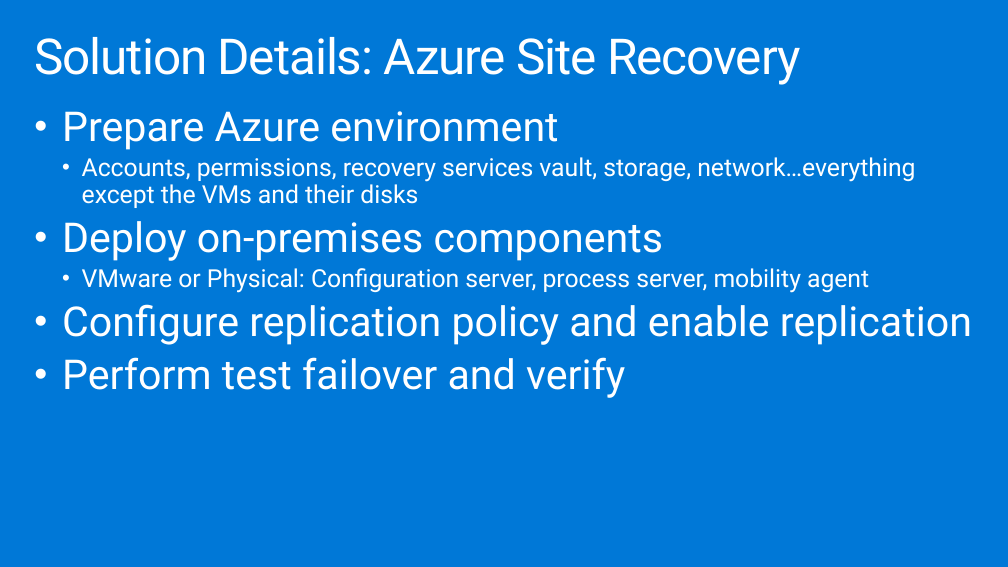
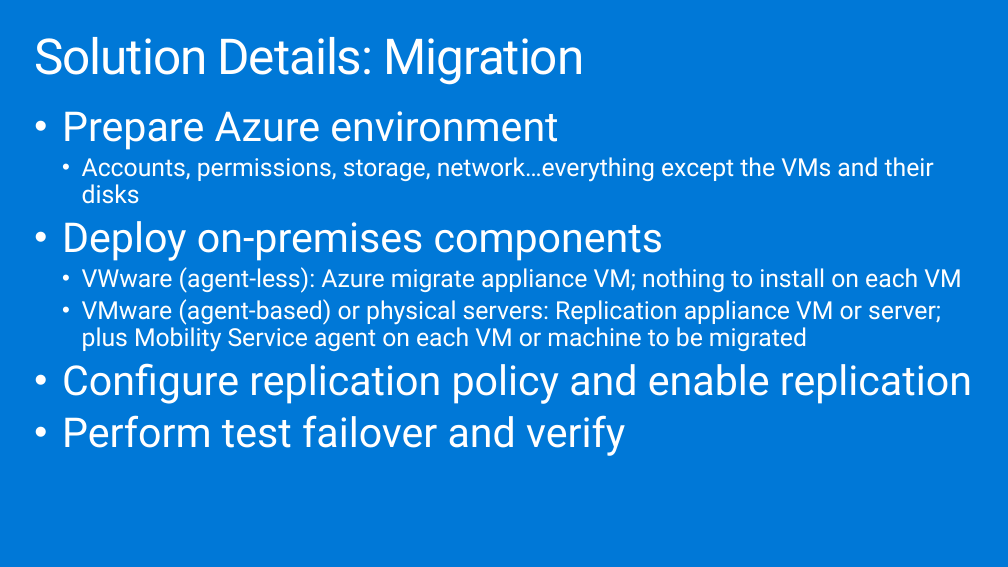
Before and after one commit to yachoukh/MCW-Line-of-business-application-migration, a slide deck: slide 24 of Whiteboard design session/WDS trainer presentation - Line-of-business application migration.pptx. Drawn at 1008x567 pixels with LibreOffice and Linux fonts; fonts in the diff are those of the drawing. Boxes give left, top, right and bottom in pixels: in the first picture for what was removed or moved away, otherwise in the second. Text is boxed around its words. In the diff, an @@ line names an element or a change of style, - is before the commit and + after.

```diff
--- a/Whiteboard design session/WDS trainer presentation - Line-of-business application migration.pptx
+++ b/Whiteboard design session/WDS trainer presentation - Line-of-business application migration.pptx
@@ title at [34,37,585,85]: text changed @@
-Solution Details: Azure Site Recovery
+Solution Details: Migration
@@ text at [82,157,934,204]: text changed @@
-  • Accounts, permissions, recovery services vault, storage, network…everything except the VMs and their disks
+  • Accounts, permissions, storage, network…everything except the VMs and their disks
@@ text at [82,267,961,352]: text changed @@
-  • VMware or Physical: Configuration server, process server, mobility agent
+  • VWware (agent-less): Azure migrate appliance VM; nothing to install on each VM
+  • VMware (agent-based) or physical servers: Replication appliance VM or server; plus Mobility Service agent on each VM or machine to be migrated
```
Also in this commit, not shown: 15 other slides changed, 5 other files.
